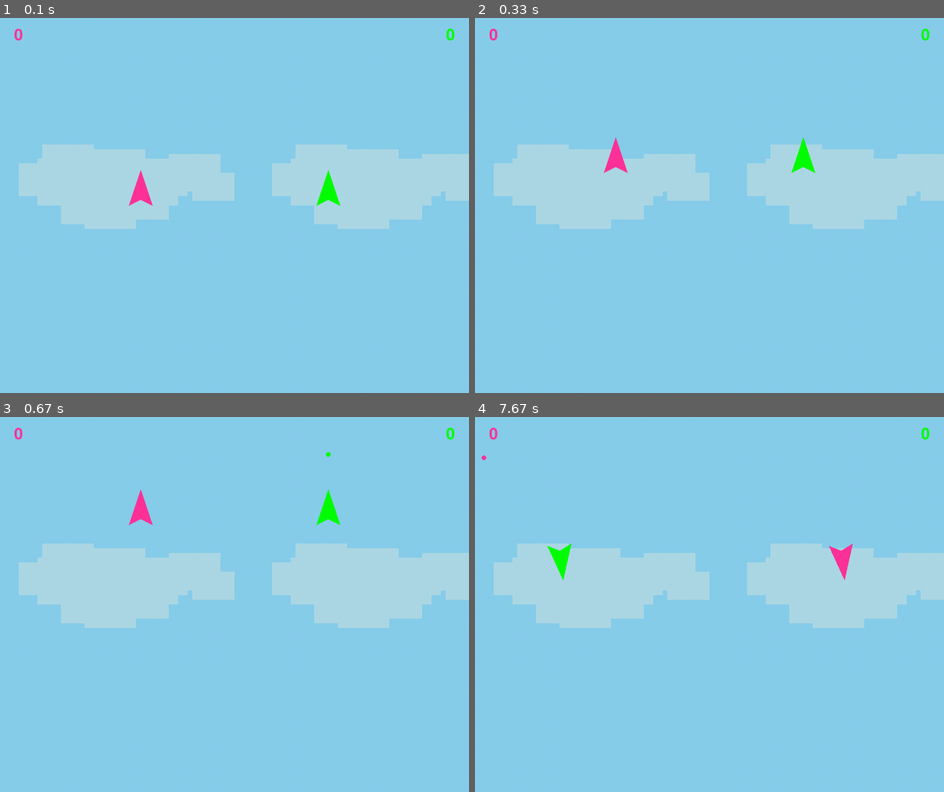
Above: before the commit, frames 1-4 (two rows, left to right).
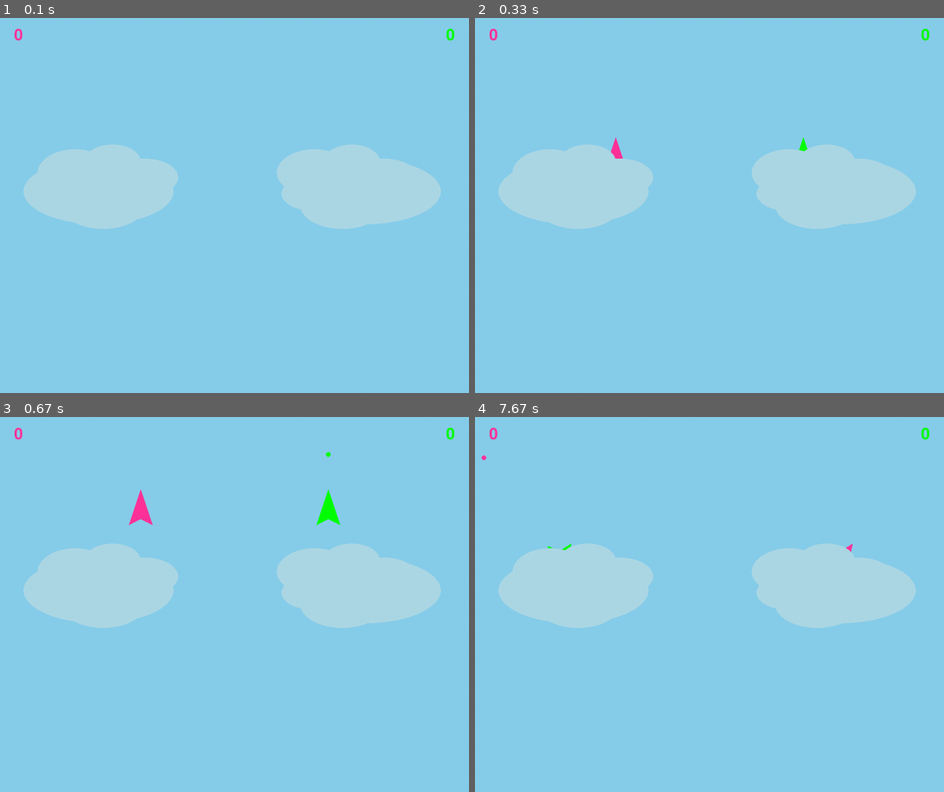
Above: after the commit, the same moments.

Repository: mluizabatista/lpc2025
Game: pygame game, started from atividade006/main.py
Same seed, same stepped clock (60 frames per second), same inputs: the game is played once before the commit and once after it.
Inputs:
- Up to frame 1 (0.1 s): no input
- Up to frame 2 (0.33 s): no input
- Up to frame 3 (0.67 s): tap Enter at 0.33 s
- Up to frame 4 (7.67 s): hold Right 0.67-1.13 s; hold D 0.67-1.13 s; tap Space at 0.73, 1.03, 1.23, 1.53, 1.73, 2.03, 2.3, 2.6, 2.73, 3.03, 3.4, 3.7, 3.9, 4.2, 4.4, 4.7, 4.9, 5.2, 5.47, 5.77, 5.9, 6.2, 6.57, 6.87, 7.07, 7.37, 7.57 s; hold Right 1.17-1.63 s; hold D 1.17-1.63 s; hold Left 1.67-2.2 s; hold A 1.67-2.2 s; hold Left 2.23-2.63 s; hold A 2.23-2.63 s; hold Right 2.67-3.3 s; hold D 2.67-3.3 s; hold Left 3.33-3.8 s; hold A 3.33-3.8 s; hold Right 3.83-4.3 s; hold D 3.83-4.3 s; hold Right 4.33-4.8 s; hold D 4.33-4.8 s; hold Left 4.83-5.37 s; hold A 4.83-5.37 s; hold Left 5.4-5.8 s; hold A 5.4-5.8 s; hold Right 5.83-6.47 s; hold D 5.83-6.47 s; hold Left 6.5-6.97 s; hold A 6.5-6.97 s; hold Right 7-7.47 s; hold D 7-7.47 s; hold Right from 7.5 s (still down); hold D from 7.5 s (still down)

The runs differ from the first frame. In frame 1, 4.8% of the frame differs, in the area x 4-100%, y 33-57%; in frame 2, 4.6%; in frame 3, 4.3%; in frame 4, 4.7%.

Commit message:
Ship/Tank rotational adjustments; background improvements; Tank general movements correction

Diff:
--- a/atividade006/core/core.py
+++ b/atividade006/core/core.py
@@ -108,11 +108,11 @@
         background_color = getattr(player1, "BACKGROUND_COLOR", (0, 0, 0))
         screen.fill(background_color)
 
+        player1.draw(screen)
+        player2.draw(screen)
+
         if hasattr(player1, "draw_ambience"):
             player1.draw_ambience(screen)
-
-        player1.draw(screen)
-        player2.draw(screen)
 
         for projectile in projectiles[:]:
 
--- a/atividade006/ship/ship.py
+++ b/atividade006/ship/ship.py
@@ -17,6 +17,7 @@
         self.is_disabled = False
         self.disabled_timer = 0
         self.SPIN_SPEED = 15
+        self.DISABLED_SPIN_SPEED = 100
         self.last_update = time.time()
 
     def take_damage(self, duration_seconds=1):
@@ -34,13 +35,14 @@
 
         if self.is_disabled:
 
-            self.angle = (self.angle + self.SPIN_SPEED) % 360.0
+            self.angle = (self.angle + self.DISABLED_SPIN_SPEED * delta_time * 60) % 360.0
             self.disabled_timer -= delta_time
 
             if self.disabled_timer <= 0:
                 self.is_disabled = False
+        else:
+            super().move()
 
-        super().move()
         self.wrap_around_screen()
 
     def wrap_around_screen(self):
@@ -79,26 +81,18 @@
 
         cloud_color = (173, 216, 230)
 
-        pygame.draw.rect(surface, cloud_color, (80, 300, 300, 100))
-        pygame.draw.rect(surface, cloud_color, (40, 310, 100, 70))
-        pygame.draw.rect(surface, cloud_color, (90, 270, 110, 80))
-        pygame.draw.rect(surface, cloud_color, (130, 350, 120, 90))
-        pygame.draw.rect(surface, cloud_color, (190, 280, 120, 80))
-        pygame.draw.rect(surface, cloud_color, (240, 340, 120, 90))
-        pygame.draw.rect(surface, cloud_color, (300, 310, 100, 70))
-        pygame.draw.rect(surface, cloud_color, (360, 290, 110, 80))
-        pygame.draw.rect(surface, cloud_color, (410, 330, 90, 60))
-        pygame.draw.rect(surface, cloud_color, (180, 370, 110, 80))
-        pygame.draw.rect(surface, cloud_color, (100, 330, 90, 60))
+        pygame.draw.ellipse(surface, cloud_color, (50, 300, 320, 140))
+        pygame.draw.ellipse(surface, cloud_color, (80, 280, 160, 100))
+        pygame.draw.ellipse(surface, cloud_color, (180, 320, 160, 90))
+        pygame.draw.ellipse(surface, cloud_color, (130, 350, 180, 100))
+        pygame.draw.ellipse(surface, cloud_color, (240, 300, 140, 80))
+        pygame.draw.ellipse(surface, cloud_color, (90, 340, 120, 70))
+        pygame.draw.ellipse(surface, cloud_color, (180, 270, 120, 70))
 
-        pygame.draw.rect(surface, cloud_color, (WIDTH - 380, 300, 300, 100))
-        pygame.draw.rect(surface, cloud_color, (WIDTH - 420, 310, 100, 70))
-        pygame.draw.rect(surface, cloud_color, (WIDTH - 370, 270, 110, 80))
-        pygame.draw.rect(surface, cloud_color, (WIDTH - 330, 350, 120, 90))
-        pygame.draw.rect(surface, cloud_color, (WIDTH - 270, 280, 120, 80))
-        pygame.draw.rect(surface, cloud_color, (WIDTH - 220, 340, 120, 90))
-        pygame.draw.rect(surface, cloud_color, (WIDTH - 160, 310, 100, 70))
-        pygame.draw.rect(surface, cloud_color, (WIDTH - 100, 290, 110, 80))
-        pygame.draw.rect(surface, cloud_color, (WIDTH - 50, 330, 90, 60))
-        pygame.draw.rect(surface, cloud_color, (WIDTH - 280, 370, 110, 80))
-        pygame.draw.rect(surface, cloud_color, (WIDTH - 360, 330, 90, 60))
+        pygame.draw.ellipse(surface, cloud_color, (WIDTH - 380, 300, 320, 140))
+        pygame.draw.ellipse(surface, cloud_color, (WIDTH - 410, 280, 160, 100))
+        pygame.draw.ellipse(surface, cloud_color, (WIDTH - 310, 320, 160, 90))
+        pygame.draw.ellipse(surface, cloud_color, (WIDTH - 360, 350, 180, 100))
+        pygame.draw.ellipse(surface, cloud_color, (WIDTH - 250, 300, 140, 80))
+        pygame.draw.ellipse(surface, cloud_color, (WIDTH - 400, 340, 120, 70))
+        pygame.draw.ellipse(surface, cloud_color, (WIDTH - 310, 270, 120, 70))
--- a/atividade006/tank/tank.py
+++ b/atividade006/tank/tank.py
@@ -1,12 +1,13 @@
 from core.config import WIDTH, HEIGHT
 from core.triangle import Triangle
+from core.projectile import Projectile
 import math
 import pygame
 import time
 
 class Tank(Triangle):
 
-    BACKGROUND_COLOR = (15, 15, 15)  # fundo escuro para o modo tank
+    BACKGROUND_COLOR = (15, 15, 15)
 
     def __init__(self, position, color, controls):
 
@@ -15,11 +16,12 @@
         self.active_projectile = None
         self.is_disabled = False
         self.disabled_timer = 0
-        self.SPIN_SPEED = 8
-        self.SPEED = 3
+        self.SPIN_SPEED = 1
+        self.DISABLED_SPIN_SPEED = 100
+        self.SPEED = 1
+
         self.last_update = time.time()
-
-        self.moving = False
+        self.moving_forward = False
         self.rotating = False
 
     def update(self):
@@ -30,7 +32,7 @@
 
         if self.is_disabled:
 
-            self.angle = (self.angle + self.SPIN_SPEED) % 360.0
+            self.angle = (self.angle + self.DISABLED_SPIN_SPEED * delta_time * 60) % 360.0
             self.disabled_timer -= delta_time
 
             if self.disabled_timer <= 0:
@@ -39,8 +41,9 @@
             return
 
         keys = pygame.key.get_pressed()
+        forward_pressed = keys[self.controls["forward"]]
 
-        if not self.moving:
+        if not forward_pressed:
 
             if keys[self.controls["left"]]:
 
@@ -55,20 +58,16 @@
             else:
                 self.rotating = False
 
-        if not self.rotating:
+        else:
+            self.rotating = True
 
-            if keys[self.controls["forward"]]:
+        if forward_pressed and not (keys[self.controls["left"]] or keys[self.controls["right"]]):
 
-                self.move_forward()
-                self.moving = True
+            self.move_forward()
+            self.moving_forward = True
 
-            elif keys[self.controls["back"]]:
-
-                self.move_backward()
-                self.moving = True
-
-            else:
-                self.moving = False
+        else:
+            self.moving_forward = False
 
         self.keep_inside_screen()
 
@@ -77,12 +76,6 @@
         angle_radians = math.radians(self.angle)
         self.position[0] += math.sin(angle_radians) * self.SPEED
         self.position[1] -= math.cos(angle_radians) * self.SPEED
-
-    def move_backward(self):
-
-        angle_radians = math.radians(self.angle)
-        self.position[0] -= math.sin(angle_radians) * self.SPEED
-        self.position[1] += math.cos(angle_radians) * self.SPEED
 
     def keep_inside_screen(self):
 
@@ -101,13 +94,25 @@
     def take_damage(self, duration_seconds=1):
 
         if not self.is_disabled:
-
             self.is_disabled = True
             self.disabled_timer = duration_seconds
 
     def shoot(self, projectiles):
 
-        pass
+        if self.is_disabled:
+            return
 
-    def draw_ambience(self, surface):
-        surface.fill(self.BACKGROUND_COLOR)
+        if self.active_projectile is None or self.active_projectile.is_expired():
+            self.active_projectile = None
+
+        if self.active_projectile is None:
+
+            angle_radians = math.radians(self.angle)
+            nose_x = self.position[0] + math.sin(angle_radians) * 25
+            nose_y = self.position[1] - math.cos(angle_radians) * 25
+
+            projectile = Projectile(nose_x, nose_y, self.angle, self.color, shooter=self)
+            projectiles.append(projectile)
+            self.active_projectile = projectile
+
+#    def draw_ambience(self, surface):
